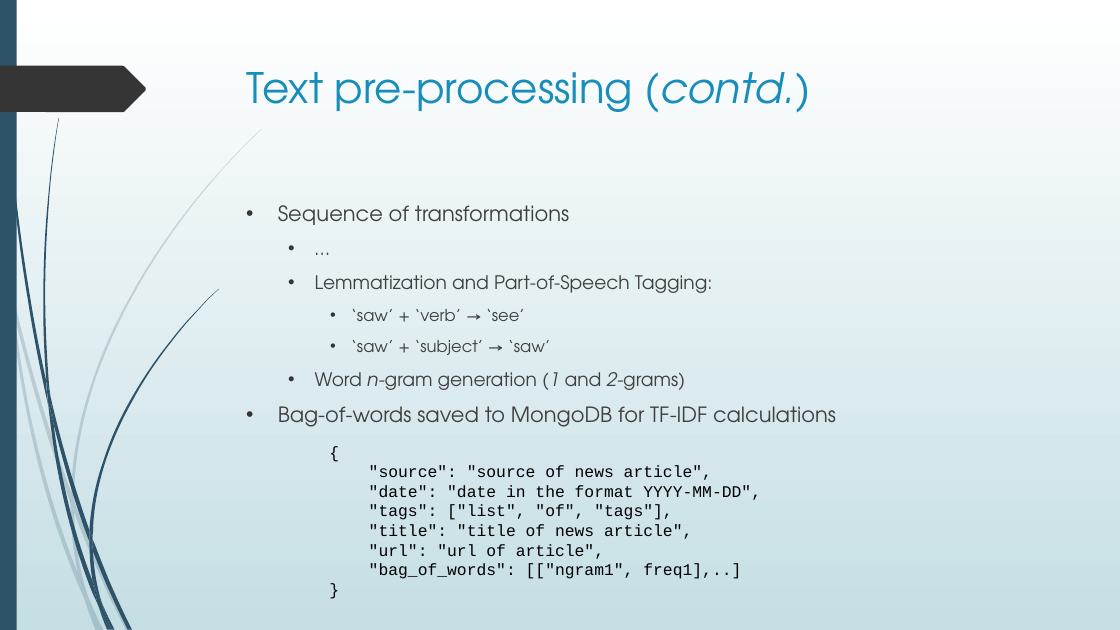
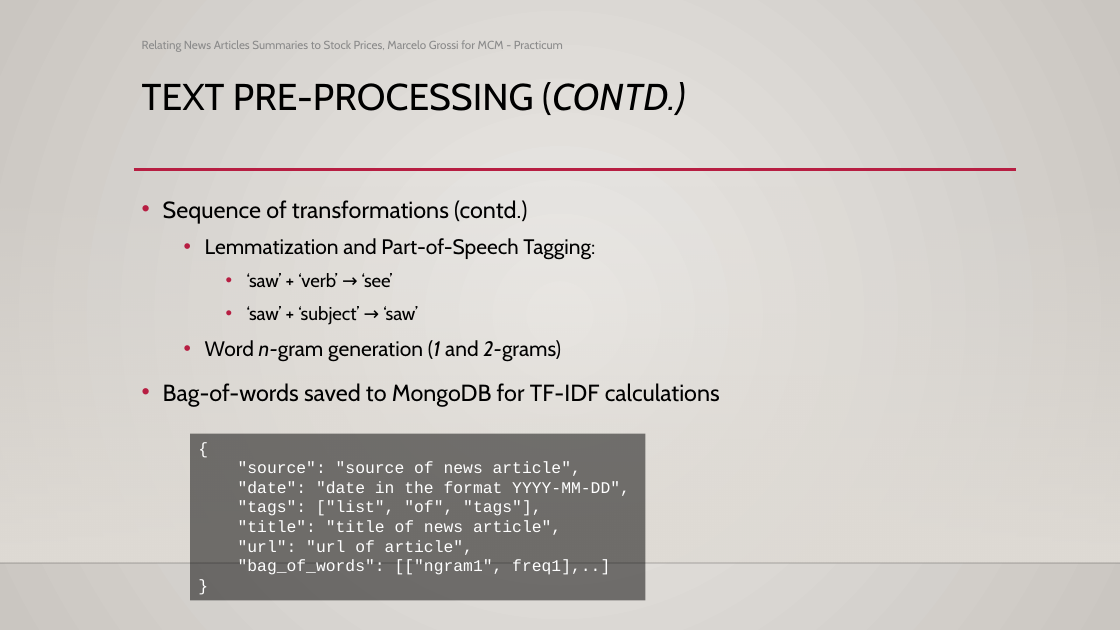
Before and after one commit to magrossi/news_n_stocks, a slide deck: slide 24 of presentation/presentation.pptx (slide 9 before the commit). Drawn at 1120x630 pixels with LibreOffice and Linux fonts; fonts in the diff are those of the drawing; background and template pictures are left out. Boxes give left, top, right and bottom in pixels: in the first picture for what was removed or moved away, otherwise in the second. Text is boxed around its words. In the diff, an @@ line names an element or a change of style, - is before the commit and + after.

```diff
--- a/presentation/presentation.pptx
+++ b/presentation/presentation.pptx
@@ background gradient #FFFFFF to #C5DEE5 to gradient #ECEAE7 to #CAC7C1 @@
@@ rectangle removed at [0,0,17,630] @@
@@ text added at [142,40,563,52], 10 pt, text #8C8C8C @@
+Relating News Articles Summaries to Stock Prices, Marcelo Grossi for MCM - Practicum
@@ freeform shape removed at [0,66,146,112] @@
@@ title at [142,82,686,115]: text changed; size 36 to 32 pt; font TeX Gyre Adventor to Cabin; text colour #178DBB to #000000 @@
-Text pre-processing (contd.)
+TEXT PRE-PROCESSING (CONTD.)
@@ line added from (134, 170) to (1017, 170), #B71E42 2.5 pt @@
@@ rectangle added at [0,186,1120,563], fill gradient #DFDBD5 @@
@@ text "Sequence of transformations (contd.)": place and size @@
-text "Sequence of transformations (contd.)" at [278,205,836,427]
+text "Sequence of transformations (contd.)" at [163,200,720,406]
@@ text at [163,200,527,224]: text changed; size 18 to 20 pt; font TeX Gyre Adventor to Cabin; text colour #404040 to #000000 @@
-• Sequence of transformations
-  • …
+• Sequence of transformations (contd.)
@@ text at [163,238,720,406]: size 16 to 18 pt in "Lemmatization and Part-of-Speech Tagging:", "Word n-gram generation (1 and 2-grams)"; font TeX Gyre Adventor to Cabin, text colour #404040 to #000000 in "Lemmatization and Part-of-Speech Tagging:", "‘saw’ + ‘verb’ → ‘see’", "‘saw’ + ‘subject’ → ‘saw’", "Word n-gram generation (1 and 2-grams)" and 1 more places; size 14 to 16 pt in "‘saw’ + ‘verb’ → ‘see’", "‘saw’ + ‘subject’ → ‘saw’"; size 18 to 20 pt in "Bag-of-words saved to MongoDB for TF-IDF calculations"; indent changed; line spacing 1 to 1.2; less space between paragraphs; bullet colour #353535 to #B71E42 @@
@@ rectangle "{": place and size @@
-rectangle "{" at [369,465,761,579]
+rectangle "{" at [190,434,645,601]
@@ rectangle "{" at [190,434,645,601]: text colour #000000 to #FFFFFF; fill none to #000000 at 50% opacity @@
@@ line added from (0, 563) to (1120, 563), #000001 1 pt @@
@@ group removed at [0,129,262,630]: 10 freeform shapes @@
@@ group removed at [3,0,218,630]: 12 freeform shapes @@
```
Also in this commit, not shown: 9 other slides changed, 17 slides added, 2 slides removed, 1 other file.
